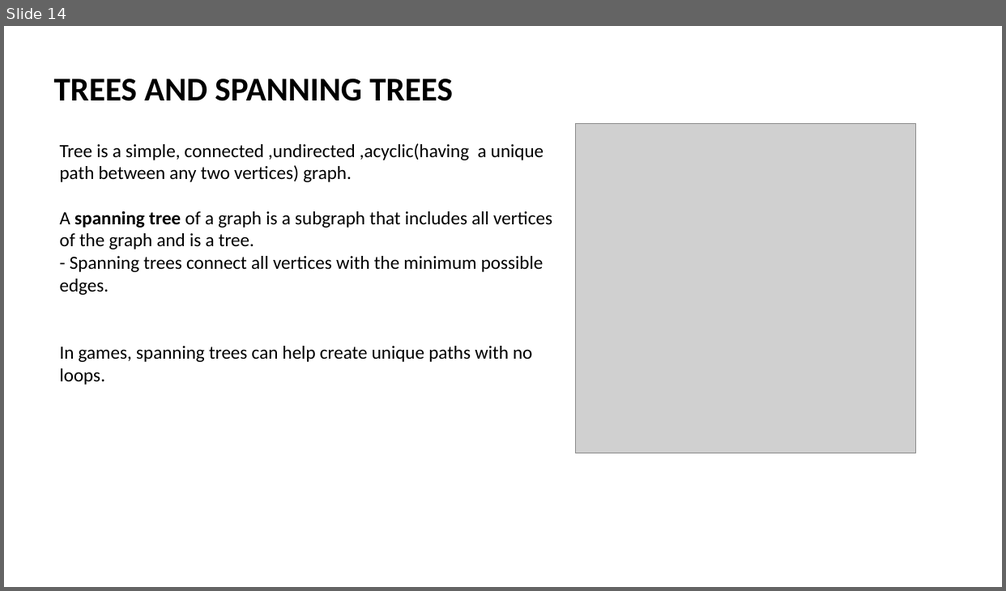
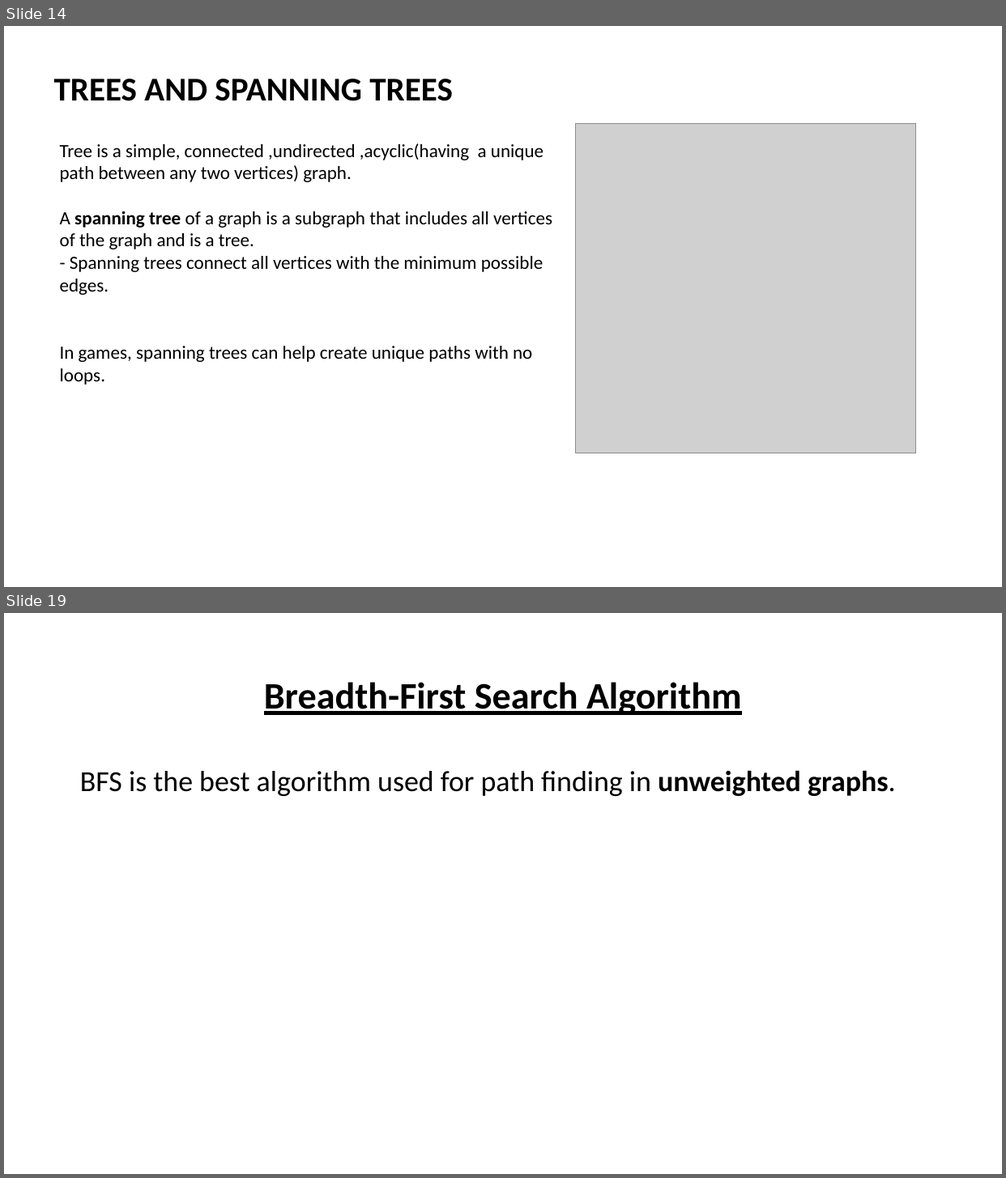
Before and after one commit to ibmbt/group5_graphtheory, a slide deck: group5_graphtheory.pptx. Shown one above the other, each under a label of ours: slide 14 before the commit, slides 14 and 19 after it; the slides between them are not shown. The pictures are 1006x591 and 1006x1178 pixels, drawn with LibreOffice and Linux fonts; fonts in the diff are those of the drawing; grey boxes stand for pictures. Boxes give left, top, right and bottom in pixels: in the first picture for what was removed or moved away, otherwise in the second. Text is boxed around its words. In the diff, an @@ line names an element or a change of style, - is before the commit and + after.

```diff
--- a/group5_graphtheory.pptx
+++ b/group5_graphtheory.pptx
@@ slide 19 added at (4, 613, 1002, 1174), background #FFFFFF @@
@@ title added at (264, 682, 742, 715), 36 pt, text #000000, bold, underline @@
+Breadth-First Search Algorithm
@@ text added at (80, 770, 896, 796), 28 pt, text #000000 @@
+BFS is the best algorithm used for path finding in unweighted graphs.
```
Also in this commit, not shown: 4 other slides added, 1 other file.
